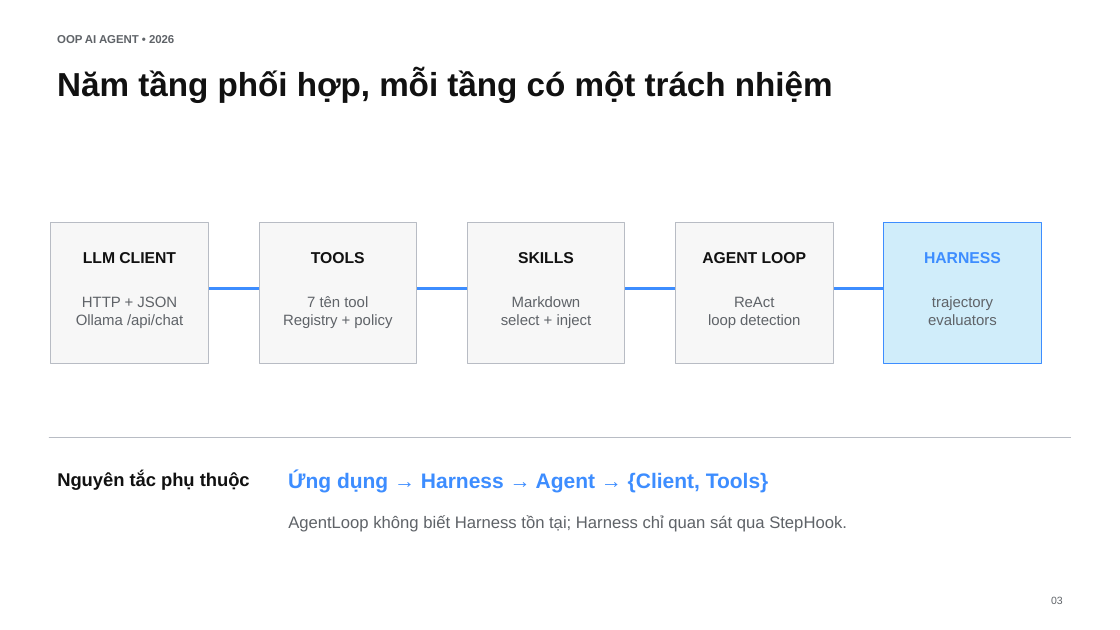
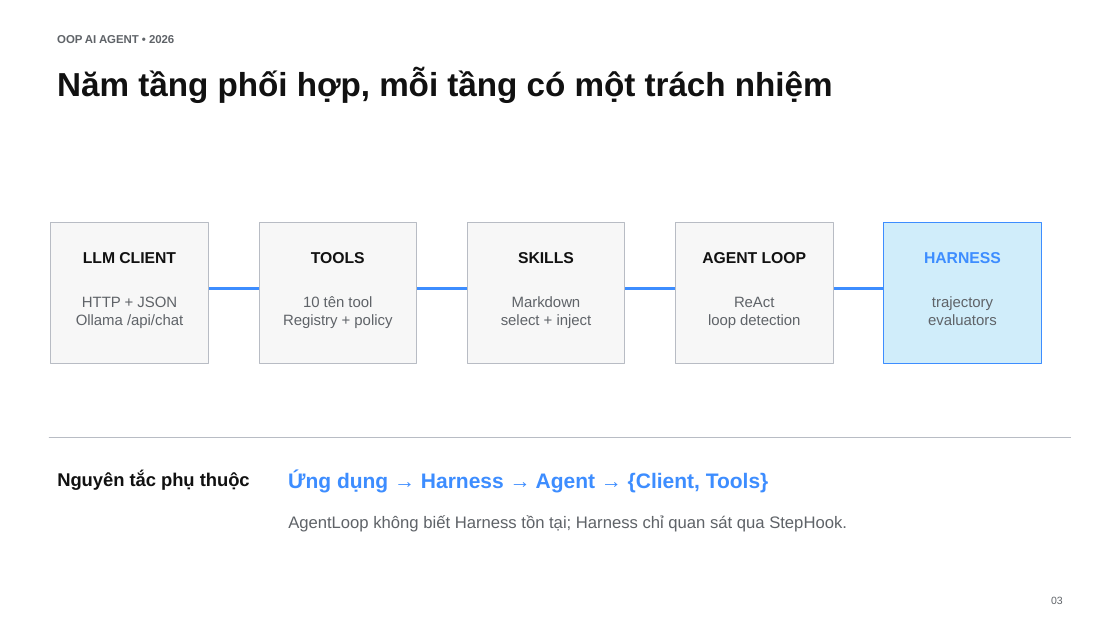
Before and after one commit to putindao/25127136_OopAgent, a slide deck: slide 3 of docs/Slide.pptx. Drawn at 1120x630 pixels with LibreOffice and Linux fonts; fonts in the diff are those of the drawing. Boxes give left, top, right and bottom in pixels: in the first picture for what was removed or moved away, otherwise in the second. Text is boxed around its words. In the diff, an @@ line names an element or a change of style, - is before the commit and + after.

```diff
--- a/docs/Slide.pptx
+++ b/docs/Slide.pptx
@@ text at [303,296,372,307]: text changed @@
-7 tên tool
+10 tên tool
```
Also in this commit, not shown: 2 other slides changed, 18 other files.
